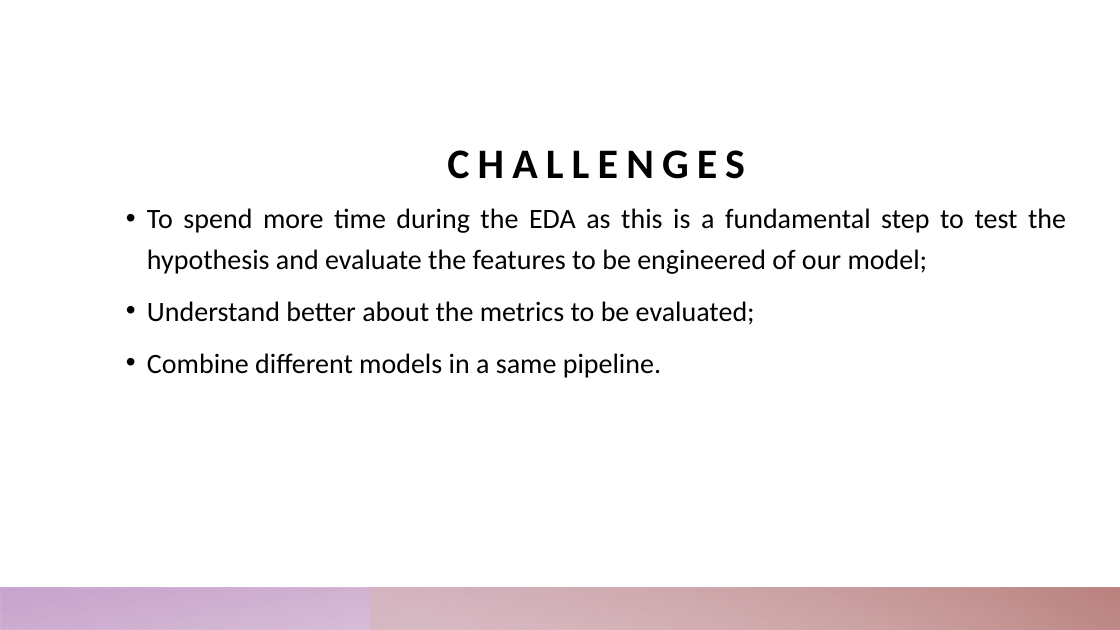
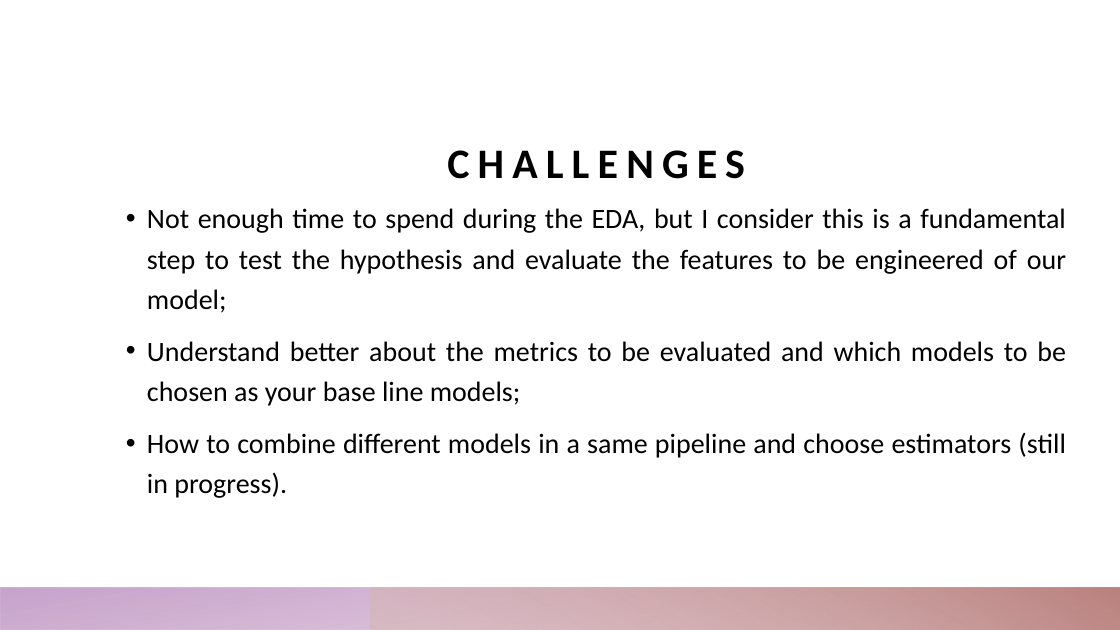
Before and after one commit to rafaelaqfc/Loan-Prediction-Project, a slide deck: slide 16 of Presentation.pptx (slide 14 before the commit). Drawn at 1120x630 pixels with LibreOffice and Linux fonts; fonts in the diff are those of the drawing. Boxes give left, top, right and bottom in pixels: in the first picture for what was removed or moved away, otherwise in the second. Text is boxed around its words. In the diff, an @@ line names an element or a change of style, - is before the commit and + after.

```diff
--- a/Presentation.pptx
+++ b/Presentation.pptx
@@ text at (147,208,1066,498): text changed @@
-• To spend more time during the EDA as this is a fundamental step to test the hypothesis and evaluate the features to be engineered of our model;
-• Understand better about the metrics to be evaluated;
-• Combine different models in a same pipeline.
+• Not enough time to spend during the EDA, but I consider this is a fundamental step to test the hypothesis and evaluate the features to be engineered of our model;
+• Understand better about the metrics to be evaluated and which models to be chosen as your base line models;
+• How to combine different models in a same pipeline and choose estimators (still in progress).
```
Also in this commit, not shown: 2 other slides changed, 3 slides added, 1 slide removed, 1 other file.
